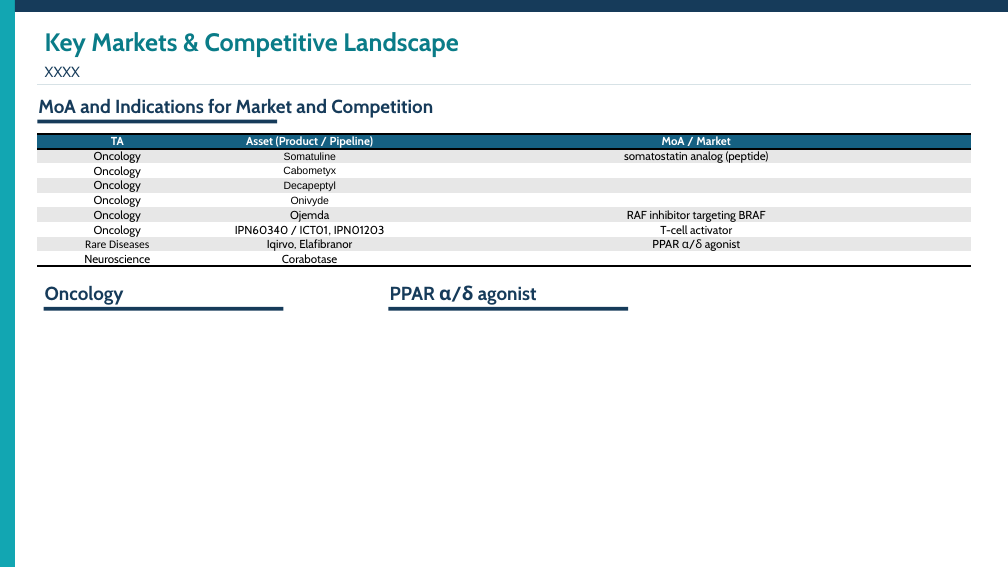
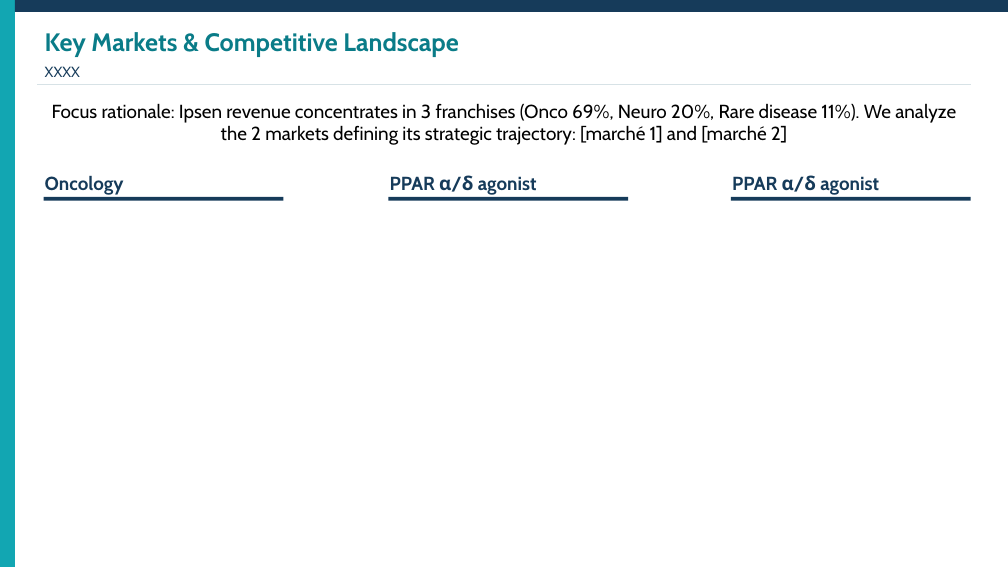
Before and after one commit to Benoitntfr/Ipsen_Template, a slide deck: slide 2 of Ipsen.pptx. Drawn at 1008x567 pixels with LibreOffice and Linux fonts; fonts in the diff are those of the drawing. Boxes give left, top, right and bottom in pixels: in the first picture for what was removed or moved away, otherwise in the second. Text is boxed around its words. In the diff, an @@ line names an element or a change of style, - is before the commit and + after.

```diff
--- a/Ipsen.pptx
+++ b/Ipsen.pptx
@@ text removed at (38,99,433,118) @@
-MoA and Indications for Market and Competition
@@ text added at (52,103,956,145), 18 pt, text #000000 @@
+Focus rationale: Ipsen revenue concentrates in 3 franchises (Onco 69%, Neuro 20%, Rare disease 11%). We analyze the 2 markets defining its strategic trajectory: [marché 1] and [marché 2]
@@ table removed at (37,134,971,270), 9 rows, 3 columns @@
-TA | Asset (Product / Pipeline) | MoA / Market
-Oncology | Somatuline | somatostatin analog (peptide)
-Oncology | Cabometyx | 
-Oncology | Decapeptyl | 
-Oncology | Onivyde | 
-Oncology | Ojemda | RAF inhibitor targeting BRAF
-Oncology | IPN60340 / ICT01, IPN01203 | T-cell activator
-Rare Diseases | Iqirvo, Elafibranor | PPAR α/δ agonist
-Neuroscience | Corabotase | 
@@ text added at (732,175,879,195), 18 pt, text #163B5A, bold @@
+PPAR α/δ agonist
@@ 2 texts, 2 rectangles: place and size @@
-2 texts, 2 rectangles at (44,285,628,311)
+2 texts, 2 rectangles at (44,175,628,200)
@@ rectangle: place and size @@
-rectangle at (37,119,277,123)
+rectangle at (731,197,971,200)
```
Also in this commit, not shown: 2 other slides changed, 2 other files.
